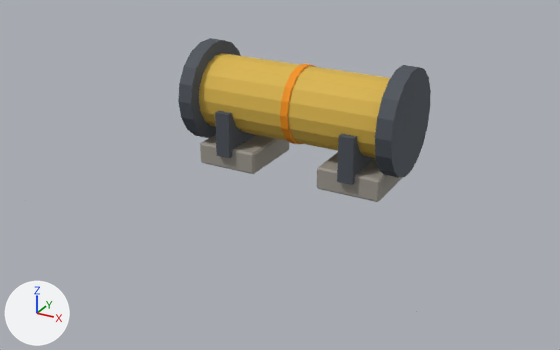
A saved change to the glTF model export/unity/tuyau_seul_t2.glb.
The view is the same before and after, from a camera (50 mm lens) standing at (0.868, -1.7, 0.817) and looking at (-0.021, -0.085, 0.01). The lights are fixed; the arrows at lower left show +X, +Y and +Z. The picture after the commit comes second. Vertices at exactly the same position are counted once.

In view in the first picture: 'pieces_acier_sombre.044', 'pieces_beton.044', 'pieces_laiton.014', 'pieces_rive_t2.014'.
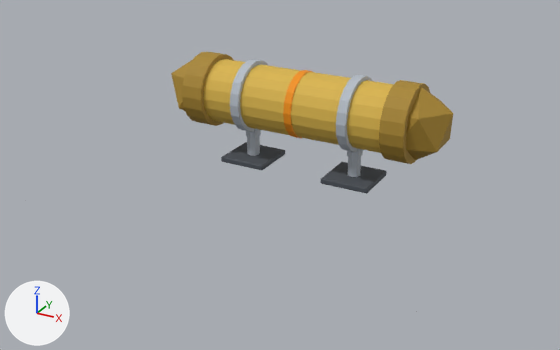
The change, as a diff of the scene's bpy script:
```diff
--- a/export/unity/tuyau_seul_t2.glb.py
+++ b/export/unity/tuyau_seul_t2.glb.py
@@ me_pieces_laiton_025 @@
-me_pieces_laiton_025.from_pydata(...)  # 36 vertices, 68 faces; spans x -0.275..0.275, y -0.1..0.1, z 0.082..0.278
+me_pieces_laiton_025.from_pydata(...)  # 40 vertices, 76 faces; spans x -0.25..0.25, y -0.085..0.085, z 0.095..0.265
+# me_pieces_laiton_025 part 1: the whole mesh is rebuilt
 me_pieces_laiton_025.materials.append(mat_laiton)
@@ me_pieces_rive_t2_025 @@
-me_pieces_rive_t2_025.from_pydata(...)  # 36 vertices, 68 faces; spans x -0.01..0.01, y -0.104..0.104, z 0.078..0.282
+me_pieces_rive_t2_025.from_pydata(...)  # 40 vertices, 76 faces; spans x -0.01..0.01, y -0.088..0.088, z 0.092..0.268
+# me_pieces_rive_t2_025 part 2: the whole mesh is rebuilt
 me_pieces_rive_t2_025.materials.append(mat_rive_t2)
@@ ob_pieces_acier_sombre_044 @@
-ob_pieces_acier_sombre_044 = bpy.data.objects.new('pieces_acier_sombre.044', me_pieces_acier_sombre_073)
@@ ob_pieces_beton_044 @@
-ob_pieces_beton_044 = bpy.data.objects.new('pieces_beton.044', me_pieces_beton_073)
@@ ob_pieces_laiton_sombre_014 @@
+ob_pieces_laiton_sombre_014 = bpy.data.objects.new('pieces_laiton_sombre.014', me_pieces_laiton_sombre_025)  # a 20-sided cylinder along x spanning x -0.31..-0.25, y -0.098..0.098, z 0.082..0.278; an icosphere of 20 faces spanning x -0.394..-0.226, y -0.08..0.08, z 0.087..0.274; a 20-sided cylinder along x spanning x 0.25..0.31, y -0.098..0.098, z 0.082..0.278; an icosphere of 20 faces spanning x 0.226..0.394, y -0.08..0.08, z 0.087..0.274; in mat_laiton_sombre (yellow #a8862e)
+ob_pieces_laiton_sombre_014.location = (0.0, 0.0, 0.0)
@@ ob_pieces_gris_clair_014 @@
+ob_pieces_gris_clair_014 = bpy.data.objects.new('pieces_gris_clair.014', me_pieces_gris_clair_025)  # a 20-sided cylinder along x spanning x -0.163..-0.138, y -0.095..0.095, z 0.085..0.275; an 8-sided cylinder along z spanning x -0.168..-0.133, y -0.018..0.018, z 0.015..0.085; a box spanning x -0.165..-0.135, y -0.015..0.015, z 0.067..0.092; a 20-sided cylinder along x spanning x 0.138..0.163, y -0.095..0.095, z 0.085..0.275; an 8-sided cylinder along z spanning x 0.133..0.168, y -0.018..0.018, z 0.015..0.085; a box spanning x 0.135..0.165, y -0.015..0.015, z 0.067..0.092; in mat_gris_clair (light grey #b4bcc6)
+ob_pieces_gris_clair_014.location = (0.0, 0.0, 0.0)
@@ ob_pieces_acier_sombre_050 @@
+ob_pieces_acier_sombre_050 = bpy.data.objects.new('pieces_acier_sombre.050', me_pieces_acier_sombre_117)  # 48 vertices, 88 faces; spans x -0.215..0.215, y -0.065..0.065, z 0.0..0.015; in mat_acier_sombre (dark grey #4a5058)
+ob_pieces_acier_sombre_050.location = (0.0, 0.0, 0.0)
```

Where the change shows, as pixel boxes (x1, y1, x2, y2) in the pictures (560 x 350 px):
'pieces_laiton.014', reshaped: before (199, 53, 390, 158); after (204, 59, 394, 153)
'pieces_acier_sombre.044', deleted: before (178, 38, 431, 185)
'pieces_laiton_sombre.014', added: after (171, 52, 453, 164)
'pieces_beton.044', deleted: before (200, 134, 403, 202)
'pieces_gris_clair.014', added: after (230, 59, 372, 177)
'pieces_acier_sombre.050', added: after (221, 142, 387, 194)
'pieces_rive_t2.014', reshaped (16% narrower, 15% shorter): before (280, 64, 316, 144); after (283, 70, 313, 138)
